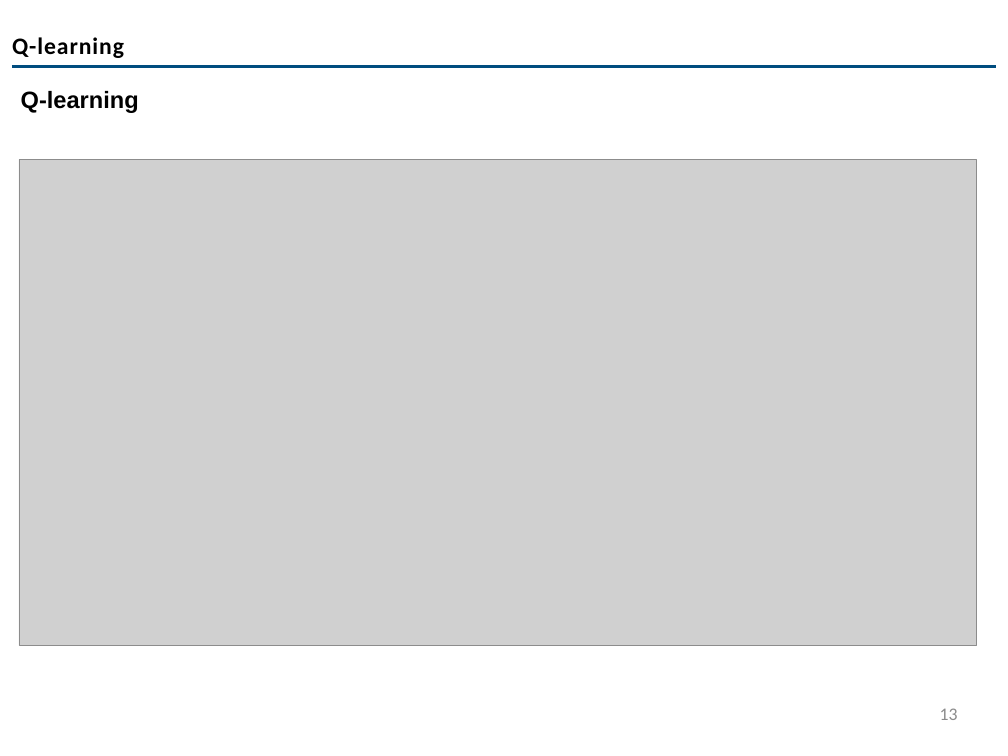
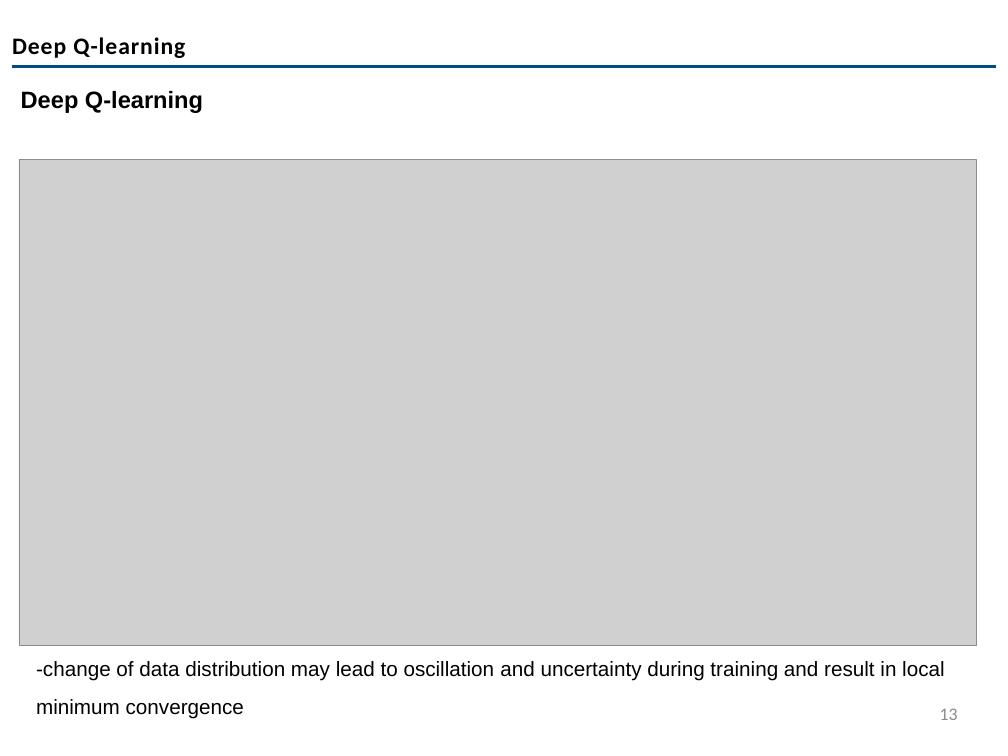
Before and after one commit to codemoo/MLCS-Internship-Program, a slide deck: slide 13 of 004 Reinforcement Learning/Introduction to RL-Part 2.pptx. Drawn at 1008x756 pixels with LibreOffice and Linux fonts; fonts in the diff are those of the drawing; grey boxes stand for pictures; background and template pictures are left out. Boxes give left, top, right and bottom in pixels: in the first picture for what was removed or moved away, otherwise in the second. Text is boxed around its words. In the diff, an @@ line names an element or a change of style, - is before the commit and + after.

```diff
--- a/004 Reinforcement Learning/Introduction to RL-Part 2.pptx
+++ b/004 Reinforcement Learning/Introduction to RL-Part 2.pptx
@@ text at box(12, 37, 185, 58): text changed @@
-Q-learning
+Deep Q-learning
@@ text at box(21, 91, 203, 113): text changed @@
-Q-learning
+Deep Q-learning
@@ text added at box(36, 661, 944, 718), 21 pt, text #000000 @@
+-change of data distribution may lead to oscillation and uncertainty during training and result in local minimum convergence
```
Also in this commit, not shown: 2 other slides changed, 1 slide added, 3 other files.
